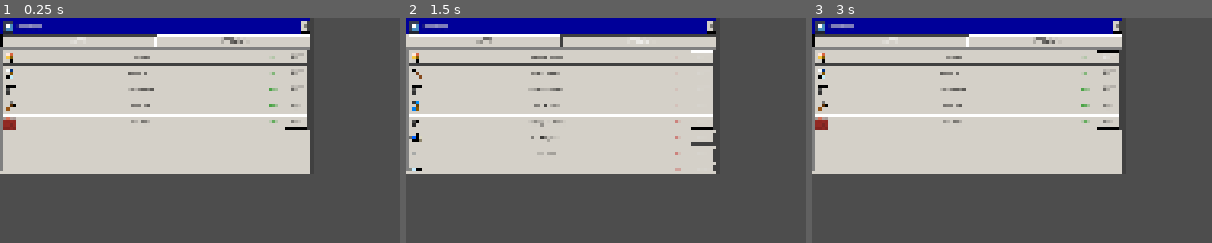
Above: before the commit, frames 1-3 (left to right).
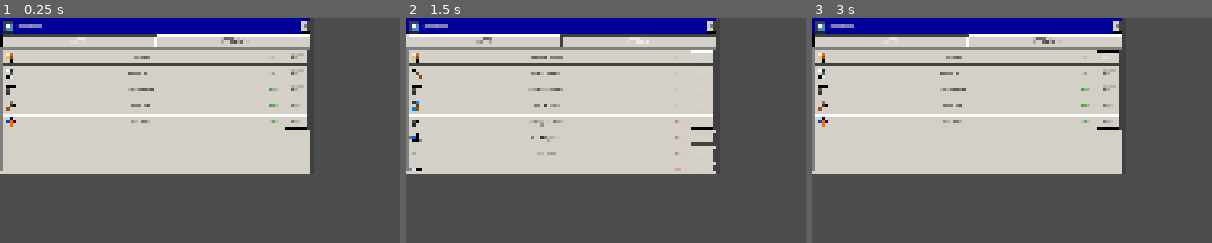
Above: after the commit, the same moments.

Repository: MatMaku/Window-Defender
Game: Godot game, scene res://Apps/Shop/ShopWindow.tscn
The game is run twice, just before and just after one commit, with the same random seed, the same clock (stepped at 60 frames per second) and the same inputs. This scene is started directly instead of the project's main scene. The engine's default icon, where the game draws it, is replaced by a stand-in: a white triangle on a blue panel in a dark square.
Inputs:
- Up to frame 1 (0.25 s): no input
- Up to frame 2 (1.5 s): click "APPS" at 0.5 s; click "UPGRADES" at 1.25 s
- Up to frame 3 (3 s): click "APPS" at 2 s; click "BUY" at 2.75 s
The pictures show only the part of the screen within x 0-50%, y 0-50%; the shares and areas given below are measured in that part.

The runs differ from the first frame. In frame 1, 0.2% of the frame differs, in the area x 0-4%, y 44-50%; in frame 2, nothing differs; in frame 3, 0.2%.

Commit message:
Feedback al guardar partida, perfiles e icono de firewall
Agregue una ventana para dar feedback al guardar partida, ademas ahora un perfil el cual no guarda la partida no queda como un perfil muerto en el menu de inicio, y agregue un icono para el firewall

Diff:
--- a/Apps/Firewall/FirewallProgram.tres
+++ b/Apps/Firewall/FirewallProgram.tres
@@ -1,14 +1,14 @@
-[gd_resource type="Resource" script_class="ProgramData" load_steps=4 format=3]
+[gd_resource type="Resource" script_class="ProgramData" format=3 uid="uid://hwvuhh6og7t2"]
 
-[ext_resource type="Script" path="res://Data/Programs/ProgramData.gd" id="1_program"]
-[ext_resource type="Texture2D" uid="uid://bo7pdw8onlisa" path="res://Sprites/Icons/FirewallIcon.png" id="2_icon"]
-[ext_resource type="PackedScene" path="res://Apps/Firewall/FirewallWindow.tscn" id="3_window"]
+[ext_resource type="Texture2D" uid="uid://dyifie4u5vkxb" path="res://Sprites/Icons/Firewall Icon.png" id="1_2tv12"]
+[ext_resource type="Script" uid="uid://cwpxv30ekbea1" path="res://Data/Programs/ProgramData.gd" id="1_program"]
+[ext_resource type="PackedScene" uid="uid://dk8d1s415ctep" path="res://Apps/Firewall/FirewallWindow.tscn" id="3_window"]
 
 [resource]
 script = ExtResource("1_program")
 program_id = &"Firewall"
 display_name = "Firewall.exe"
-icon = ExtResource("2_icon")
+icon = ExtResource("1_2tv12")
 window_scene = ExtResource("3_window")
 allow_multiple_instances = true
 default_window_size = Vector2(460, 190)
--- a/Scenes/Desktop/Desktop.tscn
+++ b/Scenes/Desktop/Desktop.tscn
@@ -109,7 +109,7 @@
 game_minutes_per_real_second = 10.0
 autostart = false
 
-[node name="FirewallNavigationManager" type="Node" parent="Managers" node_paths=PackedStringArray("navigation_region", "desktop", "playfield_layer", "window_manager", "enemy_manager", "system_manager")]
+[node name="FirewallNavigationManager" type="Node" parent="Managers" unique_id=356005464 node_paths=PackedStringArray("navigation_region", "desktop", "playfield_layer", "window_manager", "enemy_manager", "system_manager")]
 unique_name_in_owner = true
 script = ExtResource("36_firewall_navigation")
 navigation_region = NodePath("../../EnemyNavigationRegion")
@@ -183,8 +183,7 @@
 grow_vertical = 2
 mouse_filter = 2
 
-[node name="EnemyNavigationRegion" type="NavigationRegion2D" parent="."]
-enabled = true
+[node name="EnemyNavigationRegion" type="NavigationRegion2D" parent="." unique_id=405438773]
 use_edge_connections = false
 
 [node name="WindowLayer" type="Control" parent="." unique_id=820827125]
@@ -213,7 +212,7 @@
 [node name="Taskbar" parent="StatusLayer" unique_id=339390842 instance=ExtResource("18_dmnow")]
 layout_mode = 1
 
-[node name="DesktopSaveCoordinator" type="Node" parent="." node_paths=PackedStringArray("desktop", "window_manager", "enemy_manager", "firewall_navigation_manager", "game_clock_manager", "enemy_spawn_director", "shooting_manager", "reload_manager", "repair_manager", "taskbar")]
+[node name="DesktopSaveCoordinator" type="Node" parent="." unique_id=1962447729 node_paths=PackedStringArray("desktop", "window_manager", "enemy_manager", "firewall_navigation_manager", "game_clock_manager", "enemy_spawn_director", "shooting_manager", "reload_manager", "repair_manager", "taskbar")]
 unique_name_in_owner = true
 script = ExtResource("32_save_coordinator")
 content_registry = ExtResource("33_content_registry")
@@ -228,7 +227,7 @@
 repair_manager = NodePath("../Managers/RepairManager")
 taskbar = NodePath("../StatusLayer/Taskbar")
 
-[node name="DesktopWindowRevealController" type="Node" parent="." node_paths=PackedStringArray("save_coordinator", "window_manager")]
+[node name="DesktopWindowRevealController" type="Node" parent="." unique_id=718626757 node_paths=PackedStringArray("save_coordinator", "window_manager")]
 script = ExtResource("35_transition_controller")
 save_coordinator = NodePath("../DesktopSaveCoordinator")
 window_manager = NodePath("../Managers/WindowManager")
--- a/Scenes/Taskbar/Taskbar.tscn
+++ b/Scenes/Taskbar/Taskbar.tscn
@@ -15,6 +15,7 @@
 [ext_resource type="Texture2D" uid="uid://bohb8ne4253au" path="res://Sprites/Icons/Save Icon.png" id="11_qngra"]
 [ext_resource type="Texture2D" uid="uid://ba34vbefshkn7" path="res://Sprites/Icons/Options Icon.png" id="13_q1a8q"]
 [ext_resource type="Texture2D" uid="uid://wgegfxrsl16u" path="res://Sprites/Icons/ShutDown Icon.png" id="14_tdnhc"]
+[ext_resource type="PackedScene" path="res://Scenes/Windows/SaveSuccessWindow.tscn" id="15_save_success"]
 
 [sub_resource type="StyleBoxTexture" id="StyleBoxTexture_maugy"]
 texture = ExtResource("1_xeqsl")
@@ -149,6 +150,19 @@
 text = "PAUSA"
 horizontal_alignment = 1
 vertical_alignment = 1
+
+[node name="SaveNotificationHost" type="Control" parent="UiLayer"]
+visible = false
+process_mode = 3
+layout_mode = 3
+anchors_preset = 15
+anchor_right = 1.0
+anchor_bottom = 1.0
+grow_horizontal = 2
+grow_vertical = 2
+mouse_filter = 2
+
+[node name="SaveNotificationWindow" parent="UiLayer/SaveNotificationHost" instance=ExtResource("15_save_success")]
 
 [node name="TaskbarBar" type="Panel" parent="UiLayer" unique_id=475935327]
 unique_name_in_owner = true
--- /dev/null
+++ b/Scenes/Windows/SaveSuccessWindow.tscn
@@ -0,0 +1,26 @@
+[gd_scene load_steps=3 format=3]
+
+[ext_resource type="PackedScene" path="res://Scenes/Windows/SystemErrorWindow.tscn" id="1_system_message"]
+[ext_resource type="Texture2D" path="res://Sprites/Icons/Save Icon.png" id="2_save_icon"]
+
+[node name="SaveSuccessWindow" instance=ExtResource("1_system_message")]
+process_mode = 3
+custom_minimum_size = Vector2(340, 150)
+anchors_preset = 0
+anchor_right = 0.0
+anchor_bottom = 0.0
+offset_right = 340.0
+offset_bottom = 150.0
+blocks_shots = false
+
+[node name="WindowIcon" parent="MainVBox/TitleBar/TitleHBox" index="0"]
+texture = ExtResource("2_save_icon")
+
+[node name="TitleLabel" parent="MainVBox/TitleBar/TitleHBox" index="1"]
+text = "Windows 98"
+
+[node name="ErrorMessageLabel" parent="MainVBox/ContentRoot/ErrorContent" index="0"]
+custom_minimum_size = Vector2(300, 70)
+text = "Partida guardada exitosamente."
+
+[editable path="MainVBox"]
--- a/Scripts/Persistence/DesktopSaveCoordinator.gd
+++ b/Scripts/Persistence/DesktopSaveCoordinator.gd
@@ -53,6 +53,10 @@
 			"The Desktop session is not ready to save."
 		)
 
+	return _create_save_snapshot()
+
+
+func _create_save_snapshot() -> PersistenceResult:
 	var dependency_result: PersistenceResult = (
 		_validate_dependencies()
 	)
@@ -208,6 +212,13 @@
 	):
 		taskbar.save_requested.connect(_on_save_requested)
 
+	if not save_finished.is_connected(
+		taskbar.present_save_result
+	):
+		save_finished.connect(
+			taskbar.present_save_result
+		)
+
 	if not taskbar.return_to_main_menu_requested.is_connected(
 		_on_return_to_main_menu_requested
 	):
@@ -255,6 +266,18 @@
 	_run_state.set_spawn_mode(
 		enemy_spawn_director.initial_spawn_mode
 	)
+
+	var initial_snapshot_result: PersistenceResult = (
+		_create_save_snapshot()
+	)
+	var initial_save_result: PersistenceResult = (
+		_persist_snapshot_result(
+			initial_snapshot_result
+		)
+	)
+	if not initial_save_result.success:
+		return initial_save_result
+
 	game_clock_manager.start_clock()
 	enemy_spawn_director.start_director(false)
 	return PersistenceResult.ok()
@@ -268,25 +291,31 @@
 	var snapshot_result: PersistenceResult = (
 		create_save_snapshot()
 	)
-	var result: PersistenceResult = snapshot_result
-
-	if snapshot_result.success:
-		result = ProfileService.save_active_game(
-			snapshot_result.get_data_copy() as Dictionary
-		)
+	var result: PersistenceResult = (
+		_persist_snapshot_result(snapshot_result)
+	)
 
 	tree.paused = was_paused
 	save_finished.emit(result)
 
-	if result.success:
-		print("Save completed for the active profile.")
-	else:
+	if not result.success:
 		push_warning(
 			"Save failed [%s]: %s" % [
 				str(result.code),
 				result.message
 			]
 		)
+
+
+func _persist_snapshot_result(
+	snapshot_result: PersistenceResult
+) -> PersistenceResult:
+	if not snapshot_result.success:
+		return snapshot_result
+
+	return ProfileService.save_active_game(
+		snapshot_result.get_data_copy() as Dictionary
+	)
 
 
 func _on_return_to_main_menu_requested() -> void:
--- a/Scripts/Taskbar/Taskbar.gd
+++ b/Scripts/Taskbar/Taskbar.gd
@@ -37,6 +37,18 @@
 @onready var pause_overlay: Control = (
 	get_node_or_null("UiLayer/PauseOverlay")
 	as Control
+)
+
+@onready var save_notification_host: Control = (
+	get_node_or_null("UiLayer/SaveNotificationHost")
+	as Control
+)
+
+@onready var save_notification: SystemErrorWindow = (
+	get_node_or_null(
+		"UiLayer/SaveNotificationHost/SaveNotificationWindow"
+	)
+	as SystemErrorWindow
 )
 
 @onready var shutdown_button: Button = (
@@ -96,6 +108,18 @@
 		)
 		return
 
+	if save_notification_host == null:
+		push_error(
+			"Taskbar could not find UiLayer/SaveNotificationHost."
+		)
+		return
+
+	if save_notification == null:
+		push_error(
+			"Taskbar could not find SaveNotificationWindow."
+		)
+		return
+
 	if shutdown_button == null:
 		push_error(
 			"Taskbar could not find ShutDownButton."
@@ -111,11 +135,15 @@
 	shutdown_button.pressed.connect(
 		_on_shutdown_button_pressed
 	)
+	save_notification.close_requested.connect(
+		_on_save_notification_close_requested
+	)
 	start_menu.resized.connect(_update_start_menu_pivot)
 
 	resized.connect(_on_taskbar_resized)
 
 	_set_start_menu_open(false)
+	save_notification_host.visible = false
 	call_deferred("_cache_start_menu_rest_state")
 
 
@@ -179,6 +207,24 @@
 	_set_start_menu_open(false)
 
 
+func show_save_success_feedback() -> void:
+	save_notification.present_message(
+		"Windows 98",
+		"Partida guardada exitosamente."
+	)
+	save_notification_host.visible = true
+	_center_save_notification()
+
+
+func present_save_result(
+	result: PersistenceResult
+) -> void:
+	if not result.success:
+		return
+
+	show_save_success_feedback()
+
+
 func complete_return_to_main_menu(
 	return_succeeded: bool
 ) -> void:
@@ -322,6 +368,12 @@
 
 func _on_save_button_pressed() -> void:
 	save_requested.emit()
+
+
+func _on_save_notification_close_requested(
+	_window: AppWindow
+) -> void:
+	save_notification_host.visible = false
 
 
 func _on_shutdown_button_pressed() -> void:
@@ -349,6 +401,14 @@
 	if start_menu.get_global_rect().has_point(global_position):
 		return true
 
+	if (
+		save_notification_host.visible
+		and save_notification.get_global_rect().has_point(
+			global_position
+		)
+	):
+		return true
+
 	return false
 
 
@@ -367,10 +427,20 @@
 
 
 func _on_taskbar_resized() -> void:
+	if save_notification_host.visible:
+		_center_save_notification()
+
 	if _is_start_menu_open:
 		return
 
 	call_deferred("_cache_start_menu_rest_state")
+
+
+func _center_save_notification() -> void:
+	save_notification.position = (
+		(save_notification_host.size - save_notification.size)
+		* 0.5
+	)
 
 
 func _finish_close_start_menu() -> void:
--- a/Scripts/Windows/SystemErrorWindow.gd
+++ b/Scripts/Windows/SystemErrorWindow.gd
@@ -15,8 +15,15 @@
 	error_title: String,
 	error_message: String
 ) -> void:
-	title_label.text = error_title
-	error_message_label.text = error_message
+	present_message(error_title, error_message)
+
+
+func present_message(
+	message_title: String,
+	message: String
+) -> void:
+	title_label.text = message_title
+	error_message_label.text = message
 
 
 func _on_ok_button_pressed() -> void:
Not shown: 1 places in Scenes/Desktop/Desktop.tscn that only renumber resources
Binary file added: Sprites/Icons/Firewall Icon.png
Not shown, changed: Sprites/Icons/Firewall Icon.png.import
Binary file removed: Sprites/Icons/FirewallIcon.png
Not shown, changed: README.md
Not shown, changed: docs/ARCHITECTURE.md
Not shown, changed: docs/DATA_MODEL.md
Not shown, changed: docs/GAMEPLAY_SYSTEMS.md
Not shown, changed: docs/PROJECT_OVERVIEW.md
Not shown, changed: docs/SIGNALS.md
